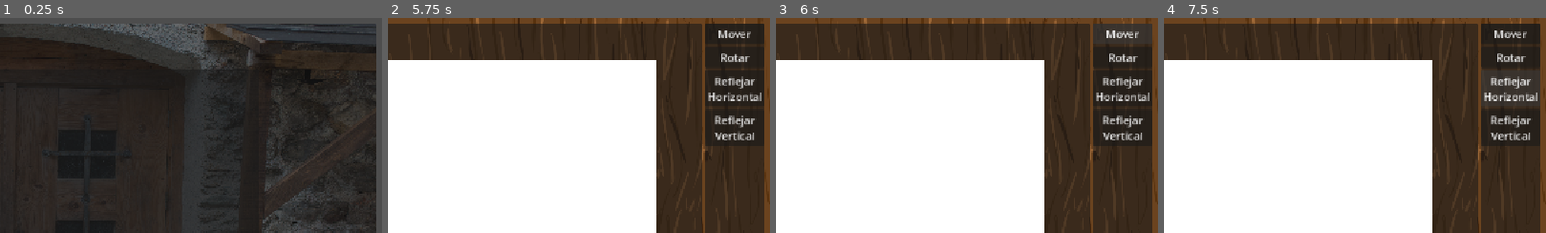
Above: before the commit, frames 1-4 (left to right).
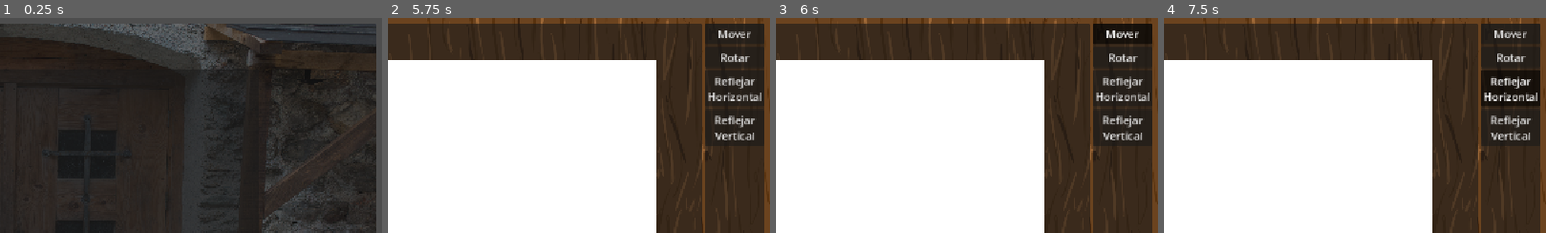
Above: after the commit, the same moments.

Repository: Clovisindo/museo-magico-jam-2
Game: Godot game, scene res://src/intro_level/intro_level.tscn
The game is run twice, just before and just after one commit, with the same random seed, the same clock (stepped at 60 frames per second) and the same inputs.
Inputs (mouse positions are % of the whole screen's width and height, from its top left):
- Up to frame 1 (0.25 s): no input
- Up to frame 2 (5.75 s): tap Enter at 0.5 s; move the mouse to (72, 45) at 0.52 s; click (72, 45) at 0.67 s; tap Space at 0.77, 3.77 s; drag from (30, 55) to (45, 70) at 1.27 s; move the mouse to (60, 28) at 2.02 s; click (60, 28) at 2.17 s; drag from (45, 70) to (20, 35) at 2.77 s; move the mouse to (80, 65) at 3.52 s; click (80, 65) at 3.67 s; click (52, 51) at 4.27 s; type "12" at 4.35 s; click "Continuar" at 5 s
- Up to frame 3 (6 s): click "Mover" at 5.75 s
- Up to frame 4 (7.5 s): click "Rotar" at 6.5 s; click "Reflejar Horizontal" at 7.25 s
The pictures show only the part of the screen within x 50-100%, y 0-50%; the shares and areas given below are measured in that part.

Frames 1-2 are identical in both runs. In frame 3, 1.3% of the frame differs, in the area x 83-99%, y 2-12%; in frame 4, 2.0%, in the area x 83-99%, y 24-41%.

Commit message:
button group

Diff:
--- /dev/null
+++ b/assets/new_button_group.tres
@@ -0,0 +1,3 @@
+[gd_resource type="ButtonGroup" format=3 uid="uid://du41upa1odtji"]
+
+[resource]
--- a/src/canvas.tscn
+++ b/src/canvas.tscn
@@ -2,6 +2,7 @@
 
 [ext_resource type="Script" uid="uid://civy54bghwpx" path="res://src/canvas.gd" id="1_m4lpw"]
 [ext_resource type="Texture2D" uid="uid://2n2xc4nrot5g" path="res://assets/background/Holz Clean.jpg" id="2_ckee0"]
+[ext_resource type="ButtonGroup" uid="uid://du41upa1odtji" path="res://assets/new_button_group.tres" id="3_m6v3x"]
 
 [node name="Canvas" type="Node2D" unique_id=979251437]
 script = ExtResource("1_m4lpw")
@@ -102,11 +103,15 @@
 [node name="DragButton" type="Button" parent="CanvasLayer/MarginContainer/Main/HBoxContainer/PanelContainer/MarginContainer/VBoxContainer" unique_id=157629432]
 layout_mode = 2
 size_flags_vertical = 0
+toggle_mode = true
+button_group = ExtResource("3_m6v3x")
 text = "Mover"
 
 [node name="RotateButton" type="Button" parent="CanvasLayer/MarginContainer/Main/HBoxContainer/PanelContainer/MarginContainer/VBoxContainer" unique_id=650646021]
 layout_mode = 2
 size_flags_vertical = 0
+toggle_mode = true
+button_group = ExtResource("3_m6v3x")
 text = "Rotar"
 
 [node name="ScaleButton" type="Button" parent="CanvasLayer/MarginContainer/Main/HBoxContainer/PanelContainer/MarginContainer/VBoxContainer" unique_id=106260842]
@@ -119,12 +124,16 @@
 [node name="FlipButtonHorizontal" type="Button" parent="CanvasLayer/MarginContainer/Main/HBoxContainer/PanelContainer/MarginContainer/VBoxContainer" unique_id=339142677]
 layout_mode = 2
 size_flags_vertical = 0
+toggle_mode = true
+button_group = ExtResource("3_m6v3x")
 text = "Reflejar
 Horizontal"
 
 [node name="FlipButtonVertical" type="Button" parent="CanvasLayer/MarginContainer/Main/HBoxContainer/PanelContainer/MarginContainer/VBoxContainer" unique_id=319738201]
 layout_mode = 2
 size_flags_vertical = 0
+toggle_mode = true
+button_group = ExtResource("3_m6v3x")
 text = "Reflejar
 Vertical"
 
